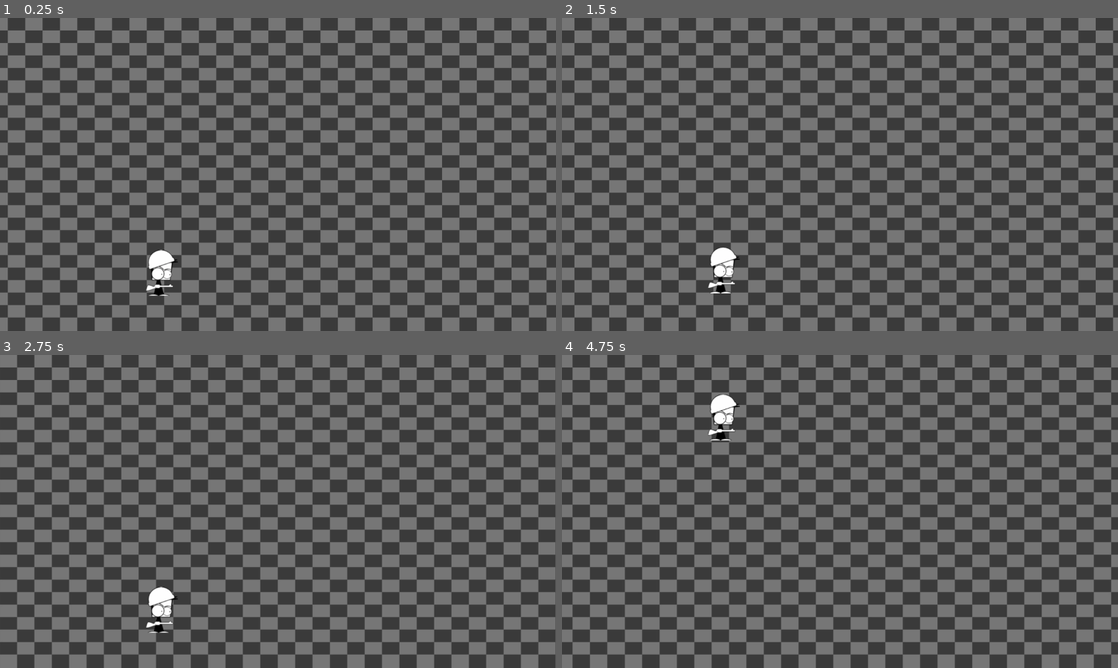
Above: before the commit, frames 1-4 (two rows, left to right).
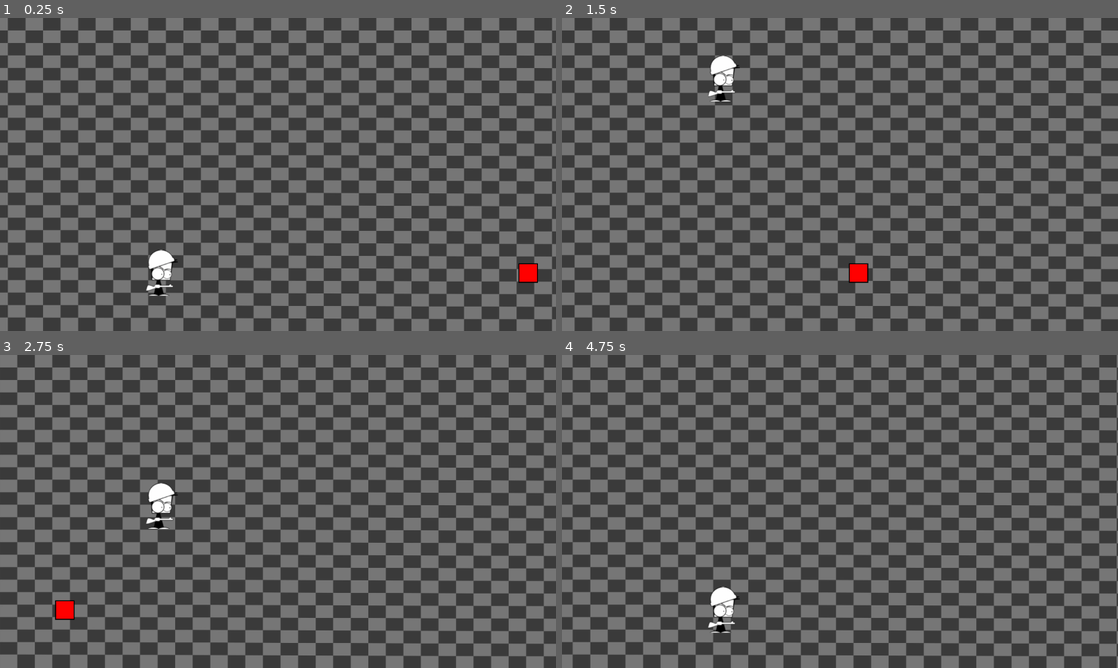
Above: after the commit, the same moments.

Repository: codedpalette/jetpack-joyride
Game: Godot game, scene res://main.tscn
The game is run twice, just before and just after one commit, with the same random seed, the same clock (stepped at 60 frames per second) and the same inputs.
Inputs (mouse positions are in pixels of both pictures, inside the frame that each line leads up to):
- Up to frame 1 (0.25 s): no input
- Up to frame 2 (1.5 s): tap Enter (ui_accept) at 0.5, 0.77, 0.8, 1.07, 1.35 s; move the mouse to (962, 158) at 0.52 s; press the mouse at (962, 158) at 0.53 s; move the mouse to (728, 190) at 1.27 s; release the mouse at (728, 190) at 1.28 s
- Up to frame 3 (2.75 s): tap Enter (ui_accept) at 1.52, 1.82, 2.3 s; click (166, 527) at 1.55 s; move the mouse to (333, 442) at 2.02 s; press the mouse at (333, 442) at 2.03 s
- Up to frame 4 (4.75 s): move the mouse to (812, 574) at 2.77 s; release the mouse at (812, 574) at 2.78 s; click (812, 574) at 2.85 s; tap Enter (ui_accept) at 3.02, 3.32, 4.52 s; move the mouse to (1006, 558) at 3.52 s; hold Enter (ui_accept) 3.53-4.28 s; move the mouse to (673, 464) at 4.27 s; click (673, 464) at 4.35 s

The runs differ from the first frame. In frame 1, 18% of the frame differs, in the area x 7-100%, y 0-100%; in frame 2, 18%; in frame 3, 19%; in frame 4, 20%, in the area x 5-100%, y 0-100%.

Commit message:
Obstacles and player death

Diff:
--- /dev/null
+++ b/entities/obstacles/obstacle.gd
@@ -0,0 +1,23 @@
+extends Area2D
+
+signal exited_screen
+@onready var collision_shape: CollisionShape2D = $CollisionShape2D
+const speed := 400.0
+
+func _draw() -> void:
+    var rect := collision_shape.shape.get_rect()
+    draw_rect(rect, Color.RED)
+    draw_rect(rect, Color.BLACK, false, 2.0)
+
+# Called every frame. 'delta' is the elapsed time since the previous frame.
+func _process(delta: float) -> void:
+    position.x -= speed * delta
+
+
+func _on_body_entered(body: Node2D) -> void:
+    if body is Player:
+        (body as Player).die()
+
+
+func _on_visible_on_screen_notifier_2d_screen_exited() -> void:
+    exited_screen.emit()
--- /dev/null
+++ b/entities/obstacles/obstacle.tscn
@@ -0,0 +1,18 @@
+[gd_scene format=3 uid="uid://kertcuir2gc5"]
+
+[ext_resource type="Script" uid="uid://jv1qcya0mtqg" path="res://entities/obstacles/obstacle.gd" id="1_7t8yd"]
+
+[sub_resource type="RectangleShape2D" id="RectangleShape2D_ruf4g"]
+size = Vector2(40, 40)
+
+[node name="Obstacle" type="Area2D" unique_id=430811972]
+script = ExtResource("1_7t8yd")
+
+[node name="CollisionShape2D" type="CollisionShape2D" parent="." unique_id=1438575322]
+shape = SubResource("RectangleShape2D_ruf4g")
+
+[node name="VisibleOnScreenNotifier2D" type="VisibleOnScreenNotifier2D" parent="." unique_id=1629215476]
+rect = Rect2(-20, -20, 40, 40)
+
+[connection signal="body_entered" from="." to="." method="_on_body_entered"]
+[connection signal="screen_exited" from="VisibleOnScreenNotifier2D" to="." method="_on_visible_on_screen_notifier_2d_screen_exited"]
--- a/entities/player/player.gd
+++ b/entities/player/player.gd
@@ -1,17 +1,15 @@
+class_name Player
 extends CharacterBody2D
 
 @export_range(500, 2000, 1) var gravity := 1000.0
 @export_range(500, 2000, 1) var jump := 1200.0
-#@onready var collision_shape: CollisionShape2D = $CollisionShape2D
-
-# func _draw() -> void:
-#     var rect := collision_shape.shape.get_rect()
-#     draw_rect(rect, Color.GREEN)
-#     draw_rect(rect, Color.BLACK, false, 2.0)
 
 func _physics_process(delta: float) -> void:
     var acceleration := Vector2.DOWN * gravity
-    if Input.is_action_pressed("ui_accept"):
+    if Input.is_action_pressed("shoot"):
         acceleration = Vector2.UP * jump
     velocity += acceleration * delta
     move_and_slide()
+
+func die() -> void:
+    print("Player died")
--- a/main.tscn
+++ b/main.tscn
@@ -2,6 +2,7 @@
 
 [ext_resource type="PackedScene" uid="uid://mtpnkklibq40" path="res://entities/player/player.tscn" id="1_ig7tw"]
 [ext_resource type="PackedScene" uid="uid://us1jfwum4tfa" path="res://world/bounds.tscn" id="2_0xm2m"]
+[ext_resource type="PackedScene" uid="uid://kertcuir2gc5" path="res://entities/obstacles/obstacle.tscn" id="3_1bvp3"]
 [ext_resource type="PackedScene" uid="uid://cpqtnu4rvmlr0" path="res://world/background.tscn" id="3_h2yge"]
 
 [node name="Main" type="Node" unique_id=1117450360]
@@ -13,6 +14,10 @@
 uv = PackedVector2Array(0, 1216, 1552, 1216, 1551.9999, 0, 0, 0)
 
 [node name="Bounds" parent="World" unique_id=933791999 instance=ExtResource("2_0xm2m")]
+position = Vector2(1215, 0)
+
+[node name="Obstacle" parent="World/Bounds" unique_id=430811972 instance=ExtResource("3_1bvp3")]
+position = Vector2(25, 550)
 
 [node name="PlayerTrack" type="Node2D" parent="World" unique_id=1956690177]
 position = Vector2(350, 540)
--- a/project.godot
+++ b/project.godot
@@ -27,6 +27,15 @@
 window/size/viewport_width=1200
 window/size/viewport_height=675
 
+[input]
+
+shoot={
+"deadzone": 0.2,
+"events": [Object(InputEventMouseButton,"resource_local_to_scene":false,"resource_name":"","device":-1,"window_id":0,"alt_pressed":false,"shift_pressed":false,"ctrl_pressed":false,"meta_pressed":false,"button_mask":0,"position":Vector2(0, 0),"global_position":Vector2(0, 0),"factor":1.0,"button_index":1,"canceled":false,"pressed":false,"double_click":false,"script":null)
+, Object(InputEventKey,"resource_local_to_scene":false,"resource_name":"","device":-1,"window_id":0,"alt_pressed":false,"shift_pressed":false,"ctrl_pressed":false,"meta_pressed":false,"pressed":false,"keycode":0,"physical_keycode":32,"key_label":0,"unicode":32,"location":0,"echo":false,"script":null)
+]
+}
+
 [physics]
 
 3d/physics_engine="Jolt Physics"
--- a/world/background.tscn
+++ b/world/background.tscn
@@ -6,5 +6,5 @@
 [node name="Background" type="Polygon2D" unique_id=990870019]
 modulate = Color(1, 1, 1, 0.23529412)
 texture = ExtResource("1_h7gjo")
-polygon = PackedVector2Array(0, 675, 1200, 675, 1200, 0, 0, 0)
+polygon = PackedVector2Array(0, 675, 1211.9365, 679.2467, 1212.1472, 0.04135275, 0, 0)
 script = ExtResource("2_brqf8")
Not shown, added: entities/obstacles/obstacle.gd.uid
